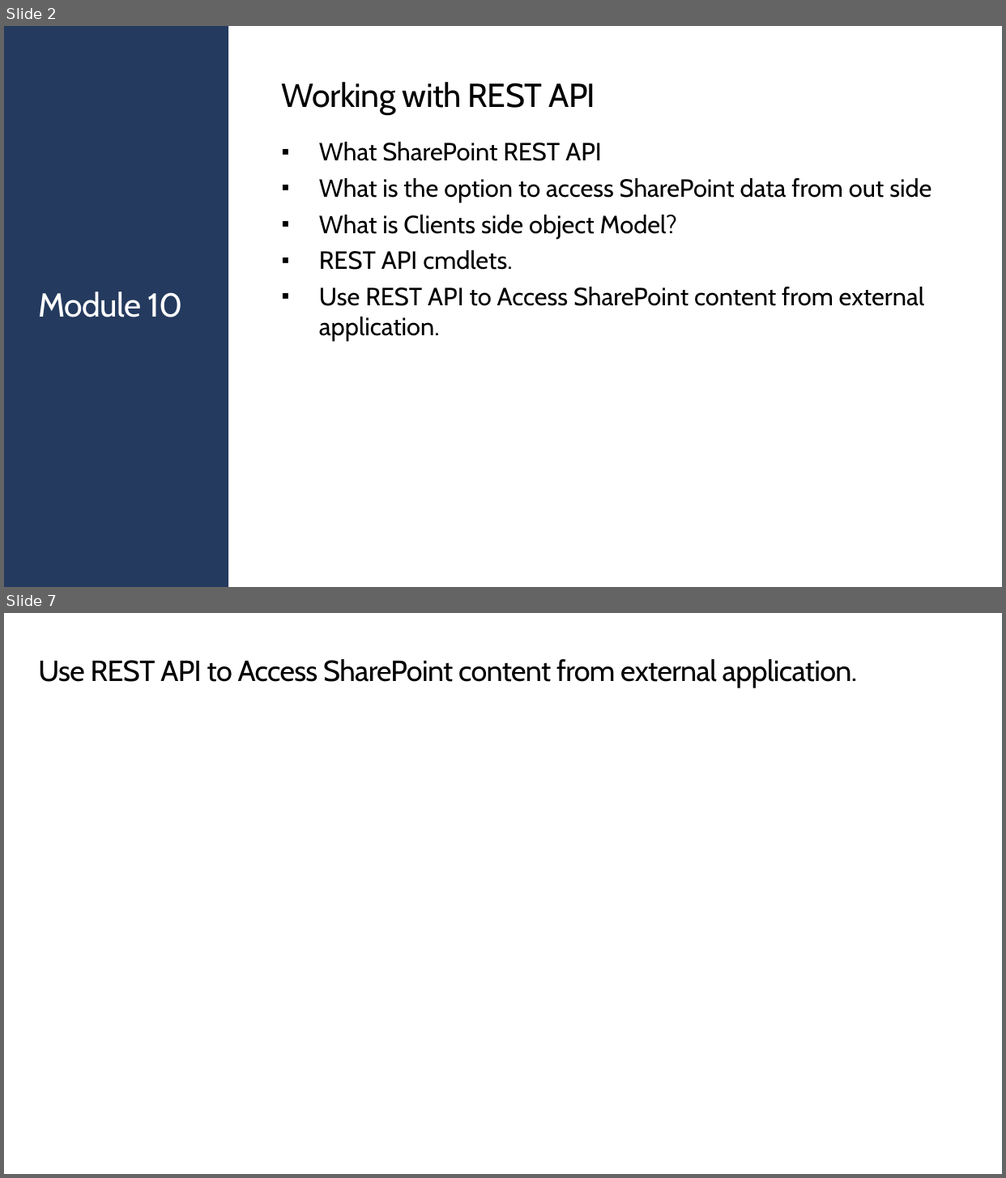
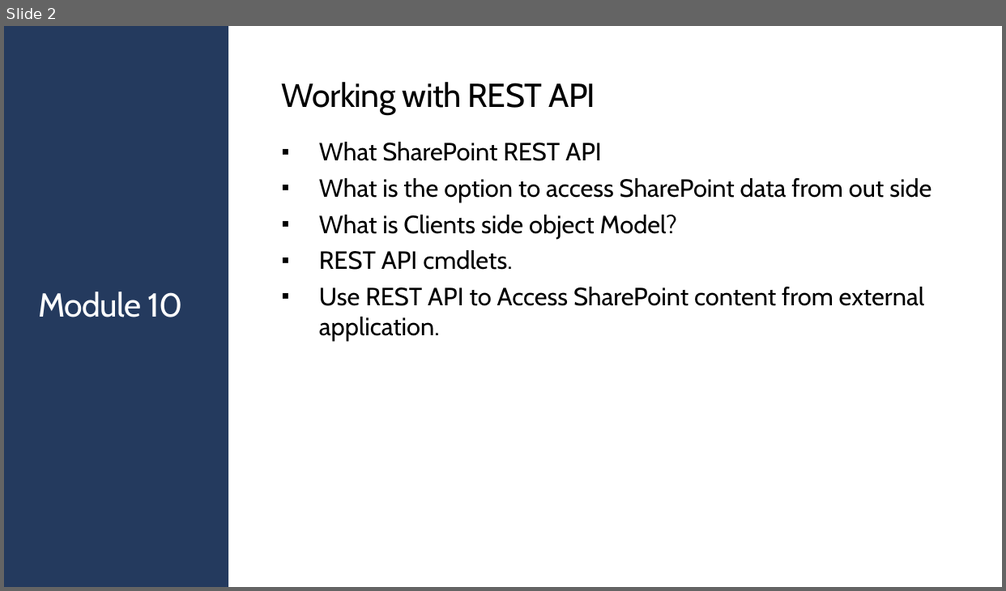
Before and after one commit to JPOWER4/SharePoint-2019-Training, a slide deck: Microsoft SharePoint 2019 Module 10.pptx. Shown one above the other, each under a label of ours: slides 2 and 7 before the commit, slide 2 after it; the slides between them are not shown. The pictures are 1006x1178 and 1006x591 pixels, drawn with LibreOffice and Linux fonts; fonts in the diff are those of the drawing. Boxes give left, top, right and bottom in pixels: in the first picture for what was removed or moved away, otherwise in the second. Text is boxed around its words. In the diff, an @@ line names an element or a change of style, - is before the commit and + after.

```diff
--- a/Microsoft SharePoint 2019 Module 10.pptx
+++ b/Microsoft SharePoint 2019 Module 10.pptx
@@ slide 7 removed at (4, 613, 1002, 1174), background #FFFFFF @@
@@ title removed at (38, 659, 858, 688) @@
-Use REST API to Access SharePoint content from external application.
```
Also in this commit, not shown: 5 slides added, 4 other slides removed, 2 other files.
